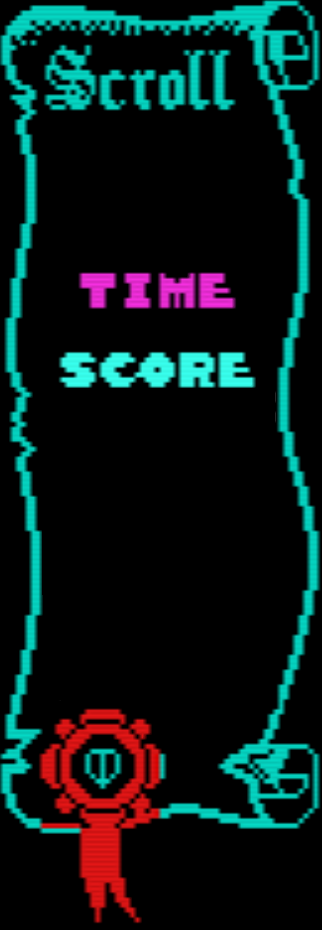
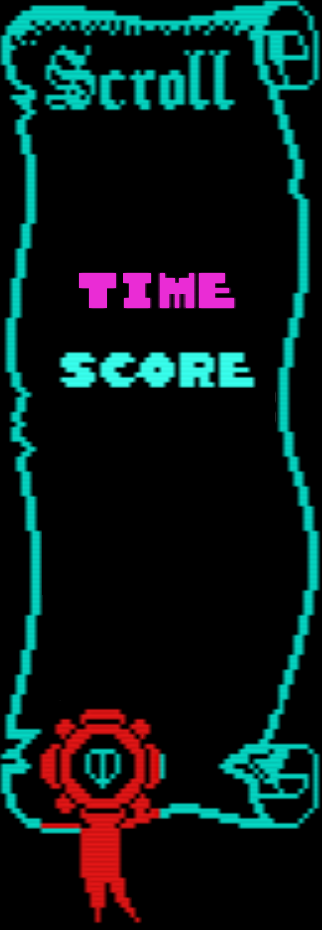
Layered file, before and after one edit (w=322, h=930). Changes by layer:
painted on "Level00.png" over [79, 273, 234, 308]
